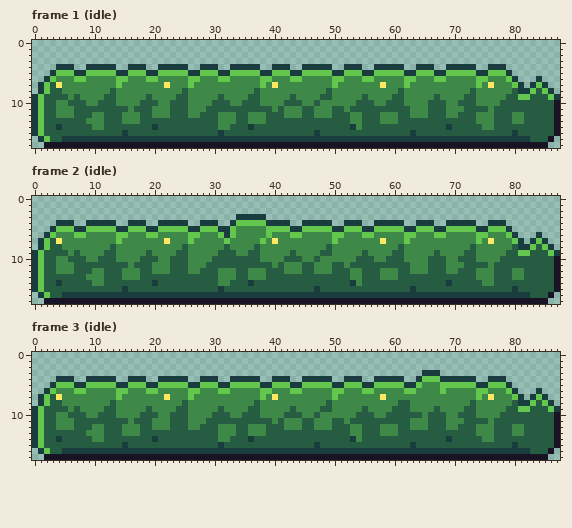
A pixel-art file gets an edit: art/depths/hedge@50.aseprite. Above: the version before the commit.
88x18 pixels, 4 frames. Shown: frame 1 (idle), frame 2 (idle), frame 3 (idle). The commit also changed other frames, which this record leaves out.
Now the later version:
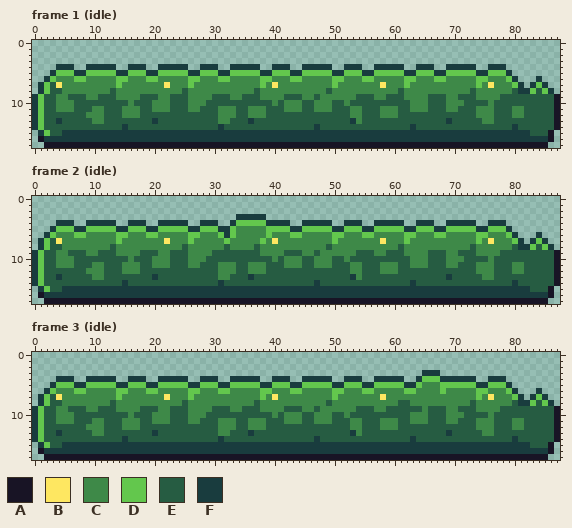
Palette (. is transparent): A #181425  B #fee761  C #3e8948  D #63c74d  E #265c42  F #193c3e
Diff:
Changed rows in their new state; - is an unchanged pixel.
Frame 1 (idle):
first column x 0:
 9 ----CCE-E--E------E-E--E------E-E--E------E-E--ECC----E-E--E------E-E--E------E--EE---EA
10 ------C--EE---EE-E--C--------E---EE---EE-ECCCEEC--EE-E---EE---E--------C--EE-E----------
11 ----------CC---C-C----------E--CCC--CCC-E-----------ECC---CCC----------E--CC----CC------
12 ----EEE--C----------EEE---EE--------------EEE--EEE-------------EEE---EE-----------------
13 ----F----E-----EEE--F------------E--FEE--------------F----EEE--------F----E-----EE------
14 ----E-----EE---F----E----------FE---E----------F-----EE--------F-----E-----EE---F-------
15 .FD--FFFFFFFFFF-FFFFFFFFFFFFFFF-FFFFFFFFFFFFFFF-FFFFFFFFFFFFFFF-FFFFFFFFFFFFFFFF-FF---A.
16 -AFFF------------------------------------------------------------------------------FFF--
Frame 2 (idle):
first column x 0:
 9 ----CCE-E--E------E-E--E------E---EE------E-E--ECC----E-E--E------E-E--E------E--EE---EA
10 ------C--EE---EE-E--C--------E--------EE-ECCCEEC--EE-E---EE---E--------C--EE-E----------
11 ----------CC---C-C----------E--CCC--CCC-E-----------ECC---CCC----------E--CC----CC------
12 ----EEE--C----------EEE---EE--------------EEE--EEE-------------EEE---EE-----------------
13 ----F----E-----EEE--F------------E--FEE--------------F----EEE--------F----E-----EE------
14 ----E-----EE---F----E----------FE---E----------F-----EE--------F-----E-----EE---F-------
15 .FD--FFFFFFFFFF-FFFFFFFFFFFFFFF-FFFFFFFFFFFFFFF-FFFFFFFFFFFFFFF-FFFFFFFFFFFFFFFF-FF---A.
16 -AFFF------------------------------------------------------------------------------FFF--
Frame 3 (idle):
first column x 0:
 9 ----CCE-E--E------E-E--E------E-E--E------E-E--ECC----E-E--E---EE-E-E--E------E--EE---EA
10 ------C--EE---EE-E--C--------E---EE---EE-ECCCEEC--EE-E---EE----CC------C--EE-E----------
11 ----------CC---C-C----------E--CCC--CCC-E-----------ECC---CCC----------E--CC----CC------
12 ----EEE--C----------EEE---EE--------------EEE--EEE-------------EEE---EE-----------------
13 ----F----E-----EEE--F------------E--FEE--------------F----EEE--------F----E-----EE------
14 ----E-----EE---F----E----------FE---E----------F-----EE--------F-----E-----EE---F-------
15 .FD--FFFFFFFFFF-FFFFFFFFFFFFFFF-FFFFFFFFFFFFFFF-FFFFFFFFFFFFFFF-FFFFFFFFFFFFFFFF-FF---A.
16 -AFFF------------------------------------------------------------------------------FFF--
